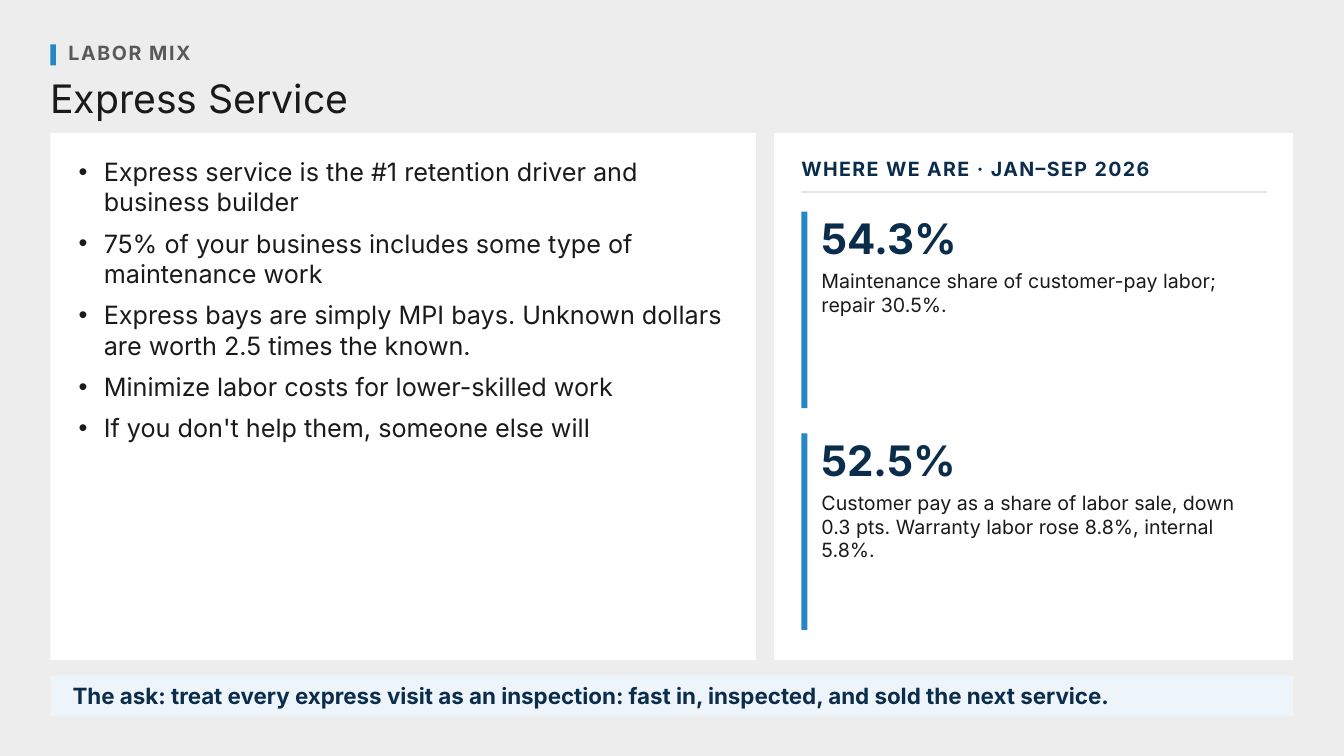
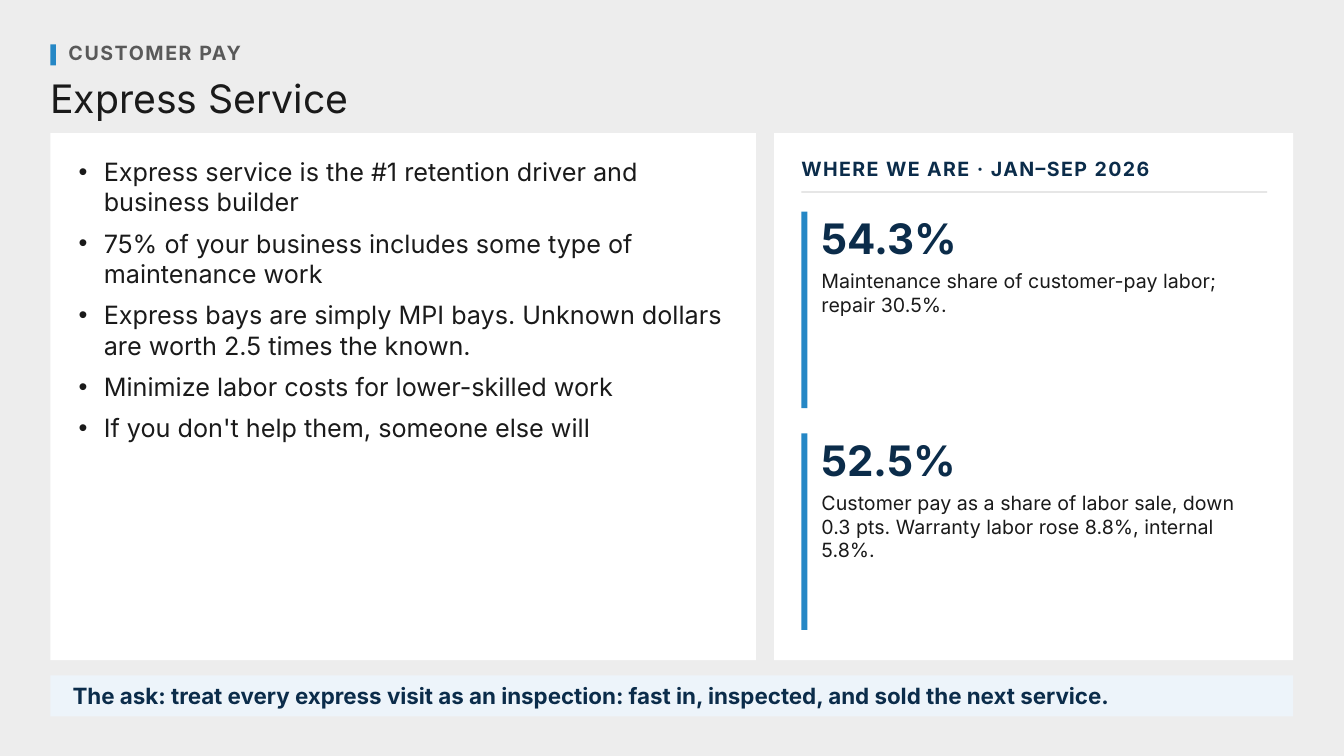
Before and after one commit to Ndresner/Noah, a slide deck: slide 7 of day2-deck/decks/Talking Points - Day 2.pptx. Drawn at 1344x756 pixels with LibreOffice and Linux fonts; fonts in the diff are those of the drawing. Boxes give left, top, right and bottom in pixels: in the first picture for what was removed or moved away, otherwise in the second. Text is boxed around its words. In the diff, an @@ line names an element or a change of style, - is before the commit and + after.

```diff
--- a/day2-deck/decks/Talking Points - Day 2.pptx
+++ b/day2-deck/decks/Talking Points - Day 2.pptx
@@ text at (68, 45, 241, 60): text changed @@
-LABOR MIX
+CUSTOMER PAY
```
Also in this commit, not shown: 7 other files.
